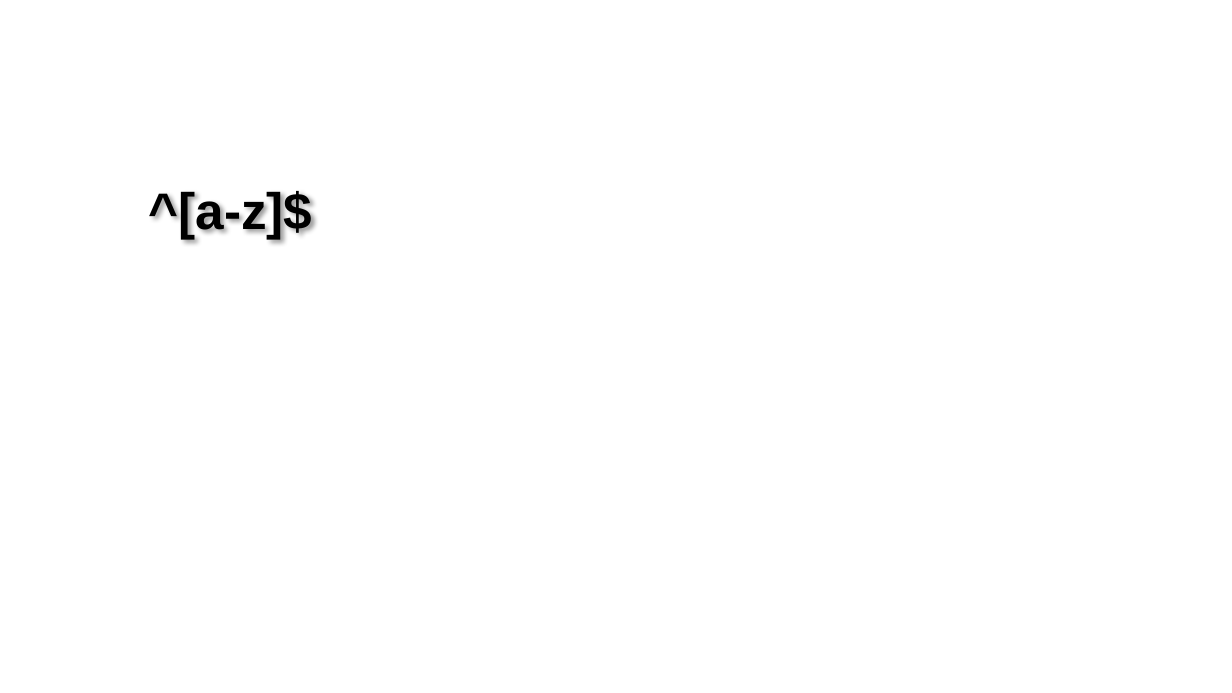
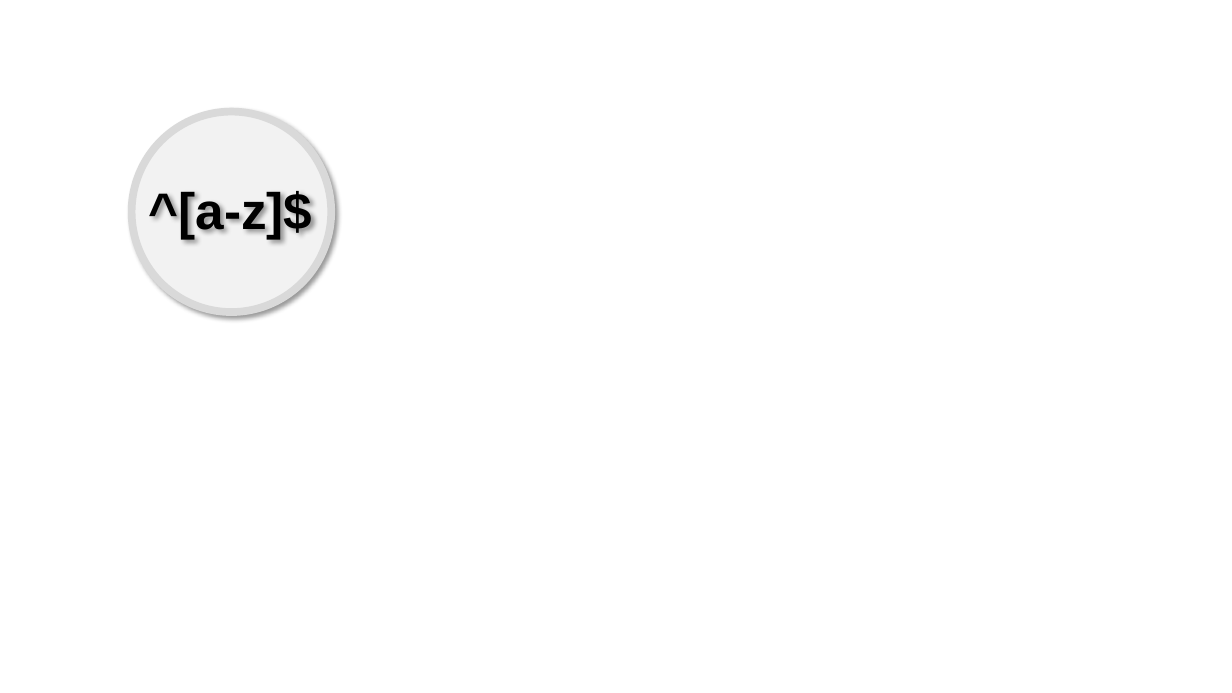
Before and after one commit to jchristn/RegexMatcher, a slide deck: slide 1 of assets/icon.pptx. Drawn at 1232x693 pixels with LibreOffice and Linux fonts; fonts in the diff are those of the drawing. Boxes give left, top, right and bottom in pixels: in the first picture for what was removed or moved away, otherwise in the second. Text is boxed around its words. In the diff, an @@ line names an element or a change of style, - is before the commit and + after.

```diff
--- a/assets/icon.pptx
+++ b/assets/icon.pptx
@@ ellipse added at (x1=131, y1=112, x2=331, y2=312), fill #F2F2F2, outline #D9D9D9 6 pt @@
```
Also in this commit, not shown: 2 other files.
